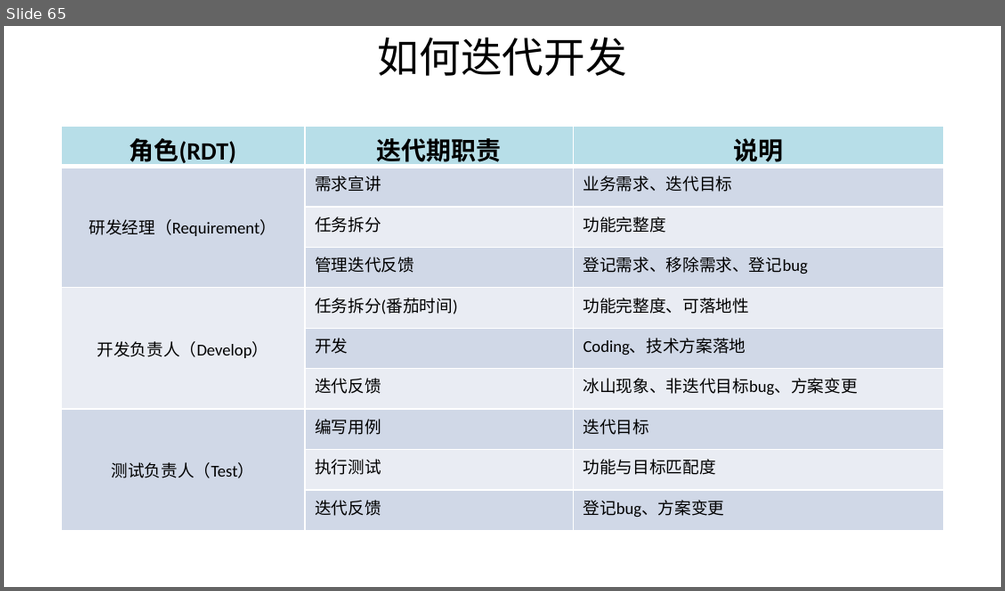
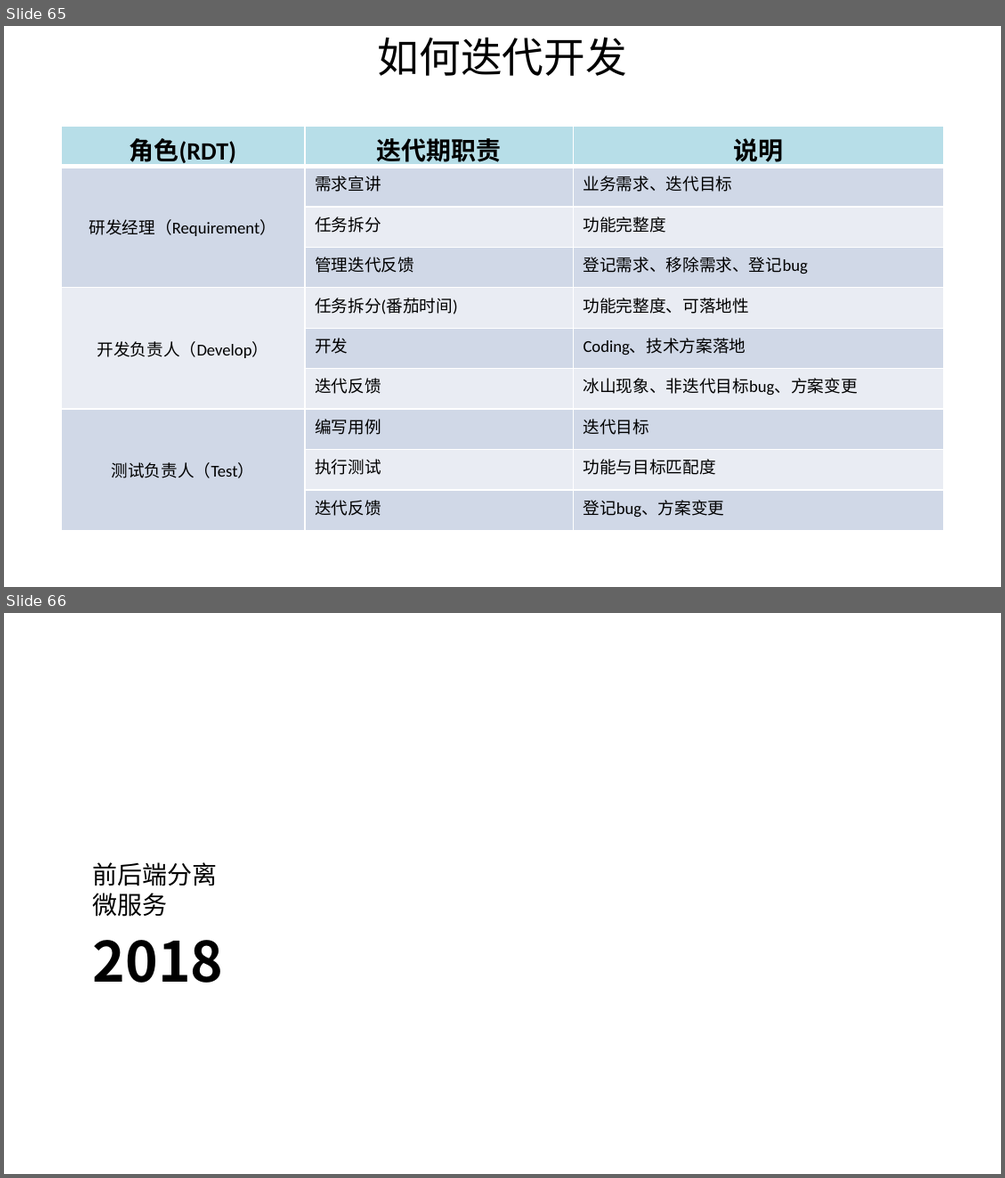
Before and after one commit to shiyunlai/tistools, a slide deck: readme/TIStools.pptx. Shown one above the other, each under a label of ours: slide 65 before the commit, slides 65 and 66 after it. The pictures are 1005x591 and 1005x1178 pixels, drawn with LibreOffice and Linux fonts; fonts in the diff are those of the drawing. Boxes give left, top, right and bottom in pixels: in the first picture for what was removed or moved away, otherwise in the second. Text is boxed around its words. In the diff, an @@ line names an element or a change of style, - is before the commit and + after.

```diff
--- a/readme/TIStools.pptx
+++ b/readme/TIStools.pptx
@@ slide 66 added at bbox=[4, 613, 1001, 1174], background #FFFFFF @@
@@ text added at bbox=[92, 862, 217, 916], 18 pt, text #000000 @@
+前后端分离
+微服务
@@ title added at bbox=[93, 940, 224, 982], 40 pt, text #000000, bold @@
+2018
```
Also in this commit, not shown: 1 slide changed, 1 other slide added, 1 other file.
